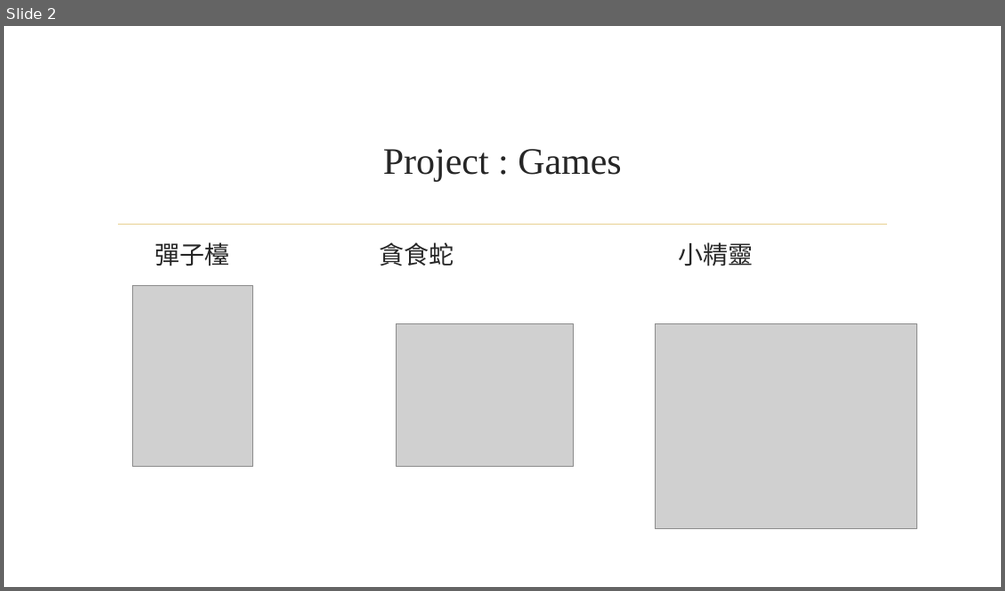
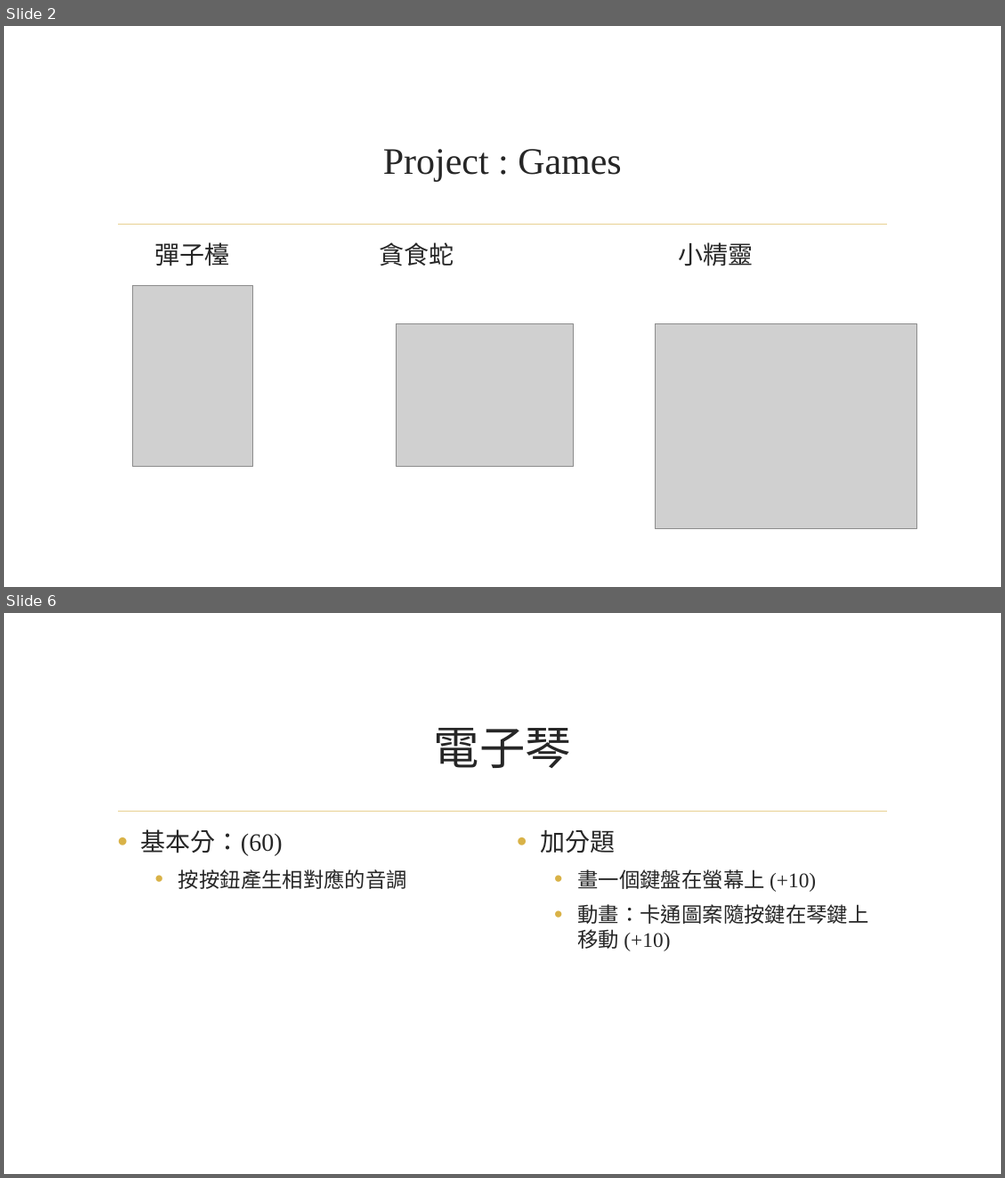
Before and after one commit to CGUSystemCourses/Micro_Lab-2017, a slide deck: Labs/Final/Final-Project.pptx. Shown one above the other, each under a label of ours: slide 2 before the commit, slides 2 and 6 after it; the slides between them are not shown. The pictures are 1005x591 and 1005x1178 pixels, drawn with LibreOffice and Linux fonts; fonts in the diff are those of the drawing; grey boxes stand for pictures; background and template pictures are left out. Boxes give left, top, right and bottom in pixels: in the first picture for what was removed or moved away, otherwise in the second. Text is boxed around its words. In the diff, an @@ line names an element or a change of style, - is before the commit and + after.

```diff
--- a/Labs/Final/Final-Project.pptx
+++ b/Labs/Final/Final-Project.pptx
@@ slide 6 added at box(4, 613, 1001, 1174), background picture (left out); not listed: 1 template element that a slide beside it also shows @@
@@ title added at box(434, 728, 571, 768), 44 pt, text #262626 @@
+電子琴
@@ text added at box(141, 829, 407, 889), 20 pt, text #262626 @@
+• 基本分：(60)
+  • 按按鈕產生相對應的音調
@@ text added at box(540, 830, 868, 951), 20 pt, text #262626 @@
+• 加分題
+  • 畫一個鍵盤在螢幕上 (+10)
+  • 動畫：卡通圖案隨按鍵在琴鍵上移動 (+10)
```
Also in this commit, not shown: 3 slides changed, 2 other slides added.
